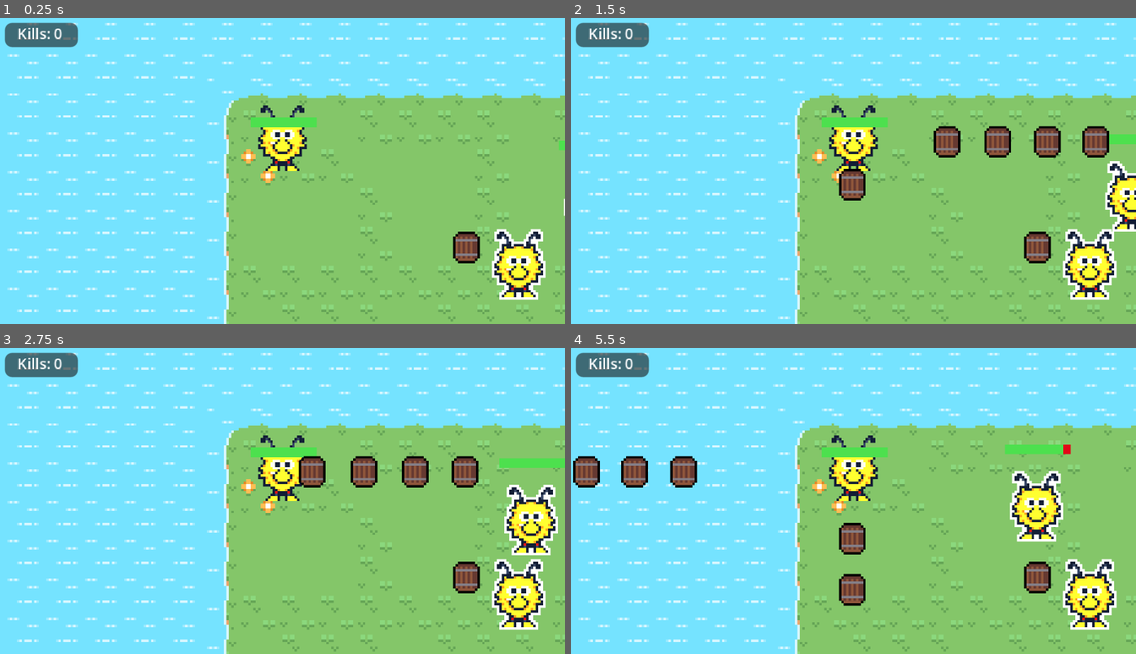
Above: before the commit, frames 1-4 (two rows, left to right).
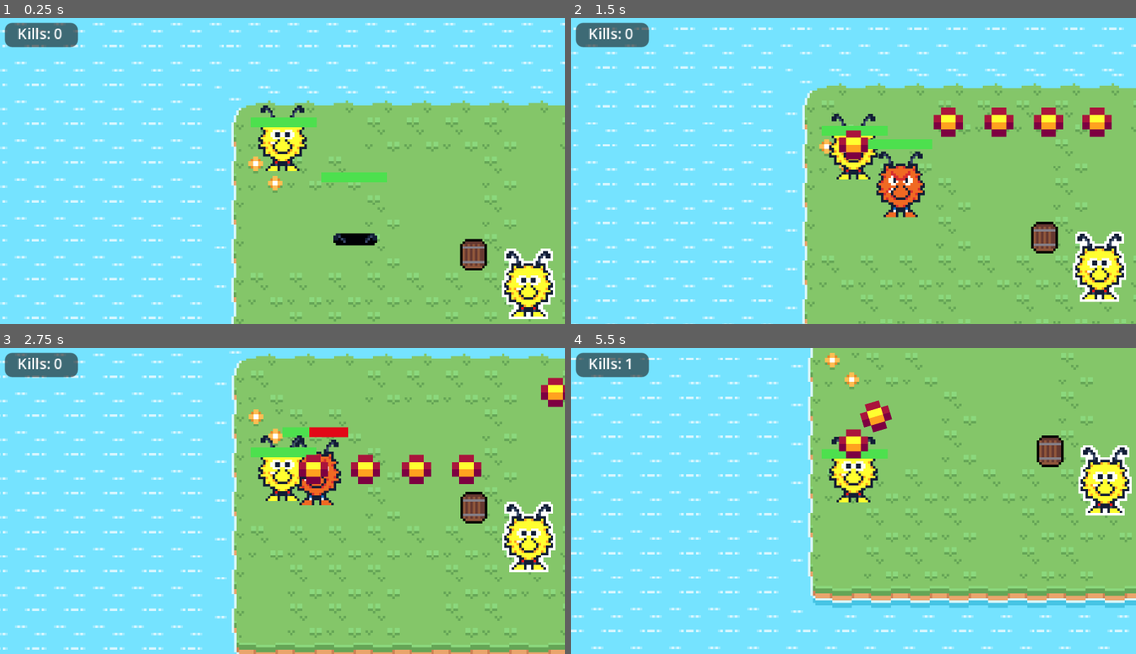
Above: after the commit, the same moments.

Repository: BonnGameDevKurs/gamedevgame
Game: Godot game, scene res://scenes/main.tscn
Same seed, same stepped clock (60 frames per second), same inputs: the game is played once before the commit and once after it. This scene is started directly instead of the project's main scene.
Inputs:
- Up to frame 1 (0.25 s): no input
- Up to frame 2 (1.5 s): hold Right (fire_right) 0.53-1.28 s; hold Down (fire_down) from 1.28 s (still down)
- Up to frame 3 (2.75 s): release Down (fire_down) at 2.03 s; hold Right (fire_right) from 2.03 s (still down)
- Up to frame 4 (5.5 s): release Right (fire_right) at 2.78 s; hold Up (fire_up) 2.78-3.53 s; hold Left (fire_left) 3.53-5.03 s; hold Down (fire_down) from 5.03 s (still down)

The runs differ from the first frame. In frame 1, 15% of the frame differs, in the area x 0-100%, y 1-100%; in frame 2, 22%; in frame 3, 31%; in frame 4, 44%, in the area x 0-100%, y 0-100%.

Commit message:
Gute Nacht

Diff:
--- a/assets/tilesets/grass_water_dirt/grass_water_dirt_tileset.tres
+++ b/assets/tilesets/grass_water_dirt/grass_water_dirt_tileset.tres
@@ -462,7 +462,8 @@
 9:3/0 = 0
 
 [resource]
-physics_layer_0/collision_layer = 1
+physics_layer_0/collision_layer = 2
+physics_layer_0/collision_mask = 15
 terrain_set_0/mode = 0
 terrain_set_0/terrain_0/name = "Water"
 terrain_set_0/terrain_0/color = Color(0.364332, 0.262335, 0.807016, 1)
--- /dev/null
+++ b/characters/better_dumb_enemy.tscn
@@ -0,0 +1,45 @@
+[gd_scene load_steps=6 format=3 uid="uid://m2kvxqpjqtdj"]
+
+[ext_resource type="Script" uid="uid://dhq1gh7svpb8u" path="res://scenes/better_dumb_enemy.gd" id="1_hueaq"]
+[ext_resource type="Texture2D" uid="uid://k1lc1kyyxa5k" path="res://assets/enemy_placeholder.svg" id="2_f5gyx"]
+
+[sub_resource type="CapsuleShape2D" id="CapsuleShape2D_85g3d"]
+radius = 2.0
+height = 14.0
+
+[sub_resource type="CircleShape2D" id="CircleShape2D_tipki"]
+radius = 50.0
+
+[sub_resource type="CircleShape2D" id="CircleShape2D_tefeu"]
+radius = 12.0
+
+[node name="Better_Dumb_Enemy" type="CharacterBody2D"]
+collision_layer = 4
+collision_mask = 4
+motion_mode = 1
+script = ExtResource("1_hueaq")
+
+[node name="CollisionShape2D" type="CollisionShape2D" parent="."]
+rotation = 1.5708
+shape = SubResource("CapsuleShape2D_85g3d")
+
+[node name="Sprite2D" type="Sprite2D" parent="."]
+position = Vector2(0, -13)
+texture = ExtResource("2_f5gyx")
+
+[node name="DetectionRadius" type="Area2D" parent="."]
+position = Vector2(0, -13)
+collision_layer = 2
+collision_mask = 2
+priority = 1
+
+[node name="CollisionShape2D" type="CollisionShape2D" parent="DetectionRadius"]
+shape = SubResource("CircleShape2D_tipki")
+
+[node name="HurtBox" type="Area2D" parent="."]
+position = Vector2(0, -13)
+collision_layer = 2
+collision_mask = 2
+
+[node name="CollisionShape2D" type="CollisionShape2D" parent="HurtBox"]
+shape = SubResource("CircleShape2D_tefeu")
--- /dev/null
+++ b/characters/dumb_enemy.tscn
@@ -0,0 +1,135 @@
+[gd_scene load_steps=19 format=3 uid="uid://i2hkislyjm7f"]
+
+[ext_resource type="Script" uid="uid://cp1pvofbfkswo" path="res://scenes/dumb_enemy.gd" id="1_e85n8"]
+[ext_resource type="Texture2D" uid="uid://bpwhgm8to6ejp" path="res://assets/enemy/anti-wusel-spritesheet.png" id="2_eknq4"]
+[ext_resource type="PackedScene" uid="uid://wknbi2gm8gp" path="res://misc/health_bar/health_bar.tscn" id="3_kvpyo"]
+
+[sub_resource type="AtlasTexture" id="AtlasTexture_w3xul"]
+atlas = ExtResource("2_eknq4")
+region = Rect2(0, 0, 32, 32)
+
+[sub_resource type="AtlasTexture" id="AtlasTexture_u0288"]
+atlas = ExtResource("2_eknq4")
+region = Rect2(32, 0, 32, 32)
+
+[sub_resource type="AtlasTexture" id="AtlasTexture_a57l2"]
+atlas = ExtResource("2_eknq4")
+region = Rect2(64, 0, 32, 32)
+
+[sub_resource type="AtlasTexture" id="AtlasTexture_gutp0"]
+atlas = ExtResource("2_eknq4")
+region = Rect2(96, 0, 32, 32)
+
+[sub_resource type="AtlasTexture" id="AtlasTexture_igphh"]
+atlas = ExtResource("2_eknq4")
+region = Rect2(0, 192, 32, 32)
+
+[sub_resource type="AtlasTexture" id="AtlasTexture_ntbpw"]
+atlas = ExtResource("2_eknq4")
+region = Rect2(32, 192, 32, 32)
+
+[sub_resource type="AtlasTexture" id="AtlasTexture_jwqfg"]
+atlas = ExtResource("2_eknq4")
+region = Rect2(64, 192, 32, 32)
+
+[sub_resource type="AtlasTexture" id="AtlasTexture_twfdf"]
+atlas = ExtResource("2_eknq4")
+region = Rect2(96, 192, 32, 32)
+
+[sub_resource type="AtlasTexture" id="AtlasTexture_7030u"]
+atlas = ExtResource("2_eknq4")
+region = Rect2(0, 224, 32, 32)
+
+[sub_resource type="AtlasTexture" id="AtlasTexture_4cbm0"]
+atlas = ExtResource("2_eknq4")
+region = Rect2(32, 224, 32, 32)
+
+[sub_resource type="AtlasTexture" id="AtlasTexture_8w081"]
+atlas = ExtResource("2_eknq4")
+region = Rect2(64, 224, 32, 32)
+
+[sub_resource type="AtlasTexture" id="AtlasTexture_ymnay"]
+atlas = ExtResource("2_eknq4")
+region = Rect2(96, 224, 32, 32)
+
+[sub_resource type="SpriteFrames" id="SpriteFrames_tipki"]
+animations = [{
+"frames": [{
+"duration": 1.0,
+"texture": SubResource("AtlasTexture_w3xul")
+}, {
+"duration": 1.0,
+"texture": SubResource("AtlasTexture_u0288")
+}, {
+"duration": 1.0,
+"texture": SubResource("AtlasTexture_a57l2")
+}, {
+"duration": 1.0,
+"texture": SubResource("AtlasTexture_gutp0")
+}],
+"loop": true,
+"name": &"idle",
+"speed": 5.0
+}, {
+"frames": [{
+"duration": 1.0,
+"texture": SubResource("AtlasTexture_igphh")
+}, {
+"duration": 1.0,
+"texture": SubResource("AtlasTexture_ntbpw")
+}, {
+"duration": 1.0,
+"texture": SubResource("AtlasTexture_jwqfg")
+}, {
+"duration": 1.0,
+"texture": SubResource("AtlasTexture_twfdf")
+}, {
+"duration": 1.0,
+"texture": SubResource("AtlasTexture_7030u")
+}, {
+"duration": 1.0,
+"texture": SubResource("AtlasTexture_4cbm0")
+}, {
+"duration": 1.0,
+"texture": SubResource("AtlasTexture_8w081")
+}, {
+"duration": 1.0,
+"texture": SubResource("AtlasTexture_ymnay")
+}],
+"loop": false,
+"name": &"spawn",
+"speed": 5.0
+}]
+
+[sub_resource type="CapsuleShape2D" id="CapsuleShape2D_85g3d"]
+radius = 3.0
+height = 14.0
+
+[sub_resource type="CircleShape2D" id="CircleShape2D_tefeu"]
+
+[node name="Dumb_Enemy" type="CharacterBody2D" node_paths=PackedStringArray("health_bar")]
+motion_mode = 1
+script = ExtResource("1_e85n8")
+health_bar = NodePath("HealthBar")
+
+[node name="AnimatedSprite2D" type="AnimatedSprite2D" parent="."]
+sprite_frames = SubResource("SpriteFrames_tipki")
+animation = &"idle"
+
+[node name="CollisionShape2D" type="CollisionShape2D" parent="."]
+position = Vector2(0, 12)
+rotation = 1.5708
+shape = SubResource("CapsuleShape2D_85g3d")
+
+[node name="HurtBox" type="Area2D" parent="."]
+collision_layer = 2
+collision_mask = 2
+
+[node name="CollisionShape2D" type="CollisionShape2D" parent="HurtBox"]
+shape = SubResource("CircleShape2D_tefeu")
+
+[node name="HealthBar" parent="." instance=ExtResource("3_kvpyo")]
+offset_left = -14.0
+offset_top = -19.0
+offset_right = 13.0
+offset_bottom = -15.0
--- a/characters/player/Player.tscn
+++ b/characters/player/Player.tscn
@@ -4,7 +4,7 @@
 [ext_resource type="Texture2D" uid="uid://bist5dnvdc7se" path="res://assets/player/wusel-spritesheet.png" id="2_jr8aq"]
 
 [sub_resource type="CapsuleShape2D" id="CapsuleShape2D_jr8aq"]
-radius = 2.0
+radius = 4.0
 height = 14.0
 
 [sub_resource type="AtlasTexture" id="AtlasTexture_4oy4f"]
@@ -212,6 +212,7 @@
 radius = 8.0
 
 [node name="Player" type="CharacterBody2D"]
+collision_mask = 15
 motion_mode = 1
 script = ExtResource("1_q3uxj")
 
@@ -241,8 +242,8 @@
 
 [node name="PlayerHurtBox" type="Area2D" parent="."]
 position = Vector2(0, -13)
-collision_layer = 2
-collision_mask = 2
+collision_layer = 16
+collision_mask = 16
 
 [node name="CollisionShape2D" type="CollisionShape2D" parent="PlayerHurtBox"]
 shape = SubResource("CircleShape2D_uks75")
--- a/characters/player/patrone.tscn
+++ b/characters/player/patrone.tscn
@@ -1,14 +1,14 @@
 [gd_scene load_steps=4 format=3 uid="uid://dlwtryaro3xug"]
 
 [ext_resource type="Script" uid="uid://bcbend7as31lp" path="res://characters/player/patrone.gd" id="1_uoupb"]
-[ext_resource type="Texture2D" uid="uid://b1kc1ujkcgs2l" path="res://assets/keg.png" id="1_yr613"]
+[ext_resource type="Texture2D" uid="uid://2vpp6y7f2dfc" path="res://assets/projectile.png" id="2_uoupb"]
 
 [sub_resource type="CircleShape2D" id="CircleShape2D_4j4b0"]
 radius = 7.0
 
 [node name="RigidBody2D" type="RigidBody2D" groups=["Bullet"]]
 collision_layer = 2
-collision_mask = 2
+collision_mask = 18
 mass = 0.1
 gravity_scale = 0.0
 contact_monitor = true
@@ -16,11 +16,11 @@
 script = ExtResource("1_uoupb")
 
 [node name="CollisionShape2D" type="CollisionShape2D" parent="."]
-position = Vector2(0, 1)
 shape = SubResource("CircleShape2D_4j4b0")
 
 [node name="Sprite2D" type="Sprite2D" parent="."]
-position = Vector2(0, -0.5)
-texture = ExtResource("1_yr613")
+position = Vector2(2.38419e-07, 0)
+scale = Vector2(3, 3)
+texture = ExtResource("2_uoupb")
 
 [connection signal="body_entered" from="." to="." method="_on_body_entered"]
--- a/project.godot
+++ b/project.godot
@@ -89,8 +89,11 @@
 
 [layer_names]
 
-2d_physics/layer_1="World"
-2d_physics/layer_2="Hit-Hurt"
+2d_physics/layer_1="Player"
+2d_physics/layer_2="Bullets"
+2d_physics/layer_3="Enemies"
+2d_physics/layer_4="Items"
+2d_physics/layer_5="Hit-Hurts"
 
 [rendering]
 
--- a/scenes/dumb_enemy.gd
+++ b/scenes/dumb_enemy.gd
@@ -20,8 +20,13 @@
 	# Set up the health bar
 	health_bar.init(self)
 
+	$AnimatedSprite2D.play("spawn")
+
 
 func _physics_process(_delta: float) -> void:
+
+	# $AnimatedSprite2D.play("idle")
+
 	if (target.position - position).length() < 250:
 		var dir = (target.position - position).normalized()
 		velocity = dir * SPEED
--- a/scenes/main.tscn
+++ b/scenes/main.tscn
@@ -1,27 +1,16 @@
-[gd_scene load_steps=13 format=4 uid="uid://h164m4d5wn4j"]
+[gd_scene load_steps=9 format=4 uid="uid://h164m4d5wn4j"]
 
 [ext_resource type="PackedScene" uid="uid://dn5pmqnms068s" path="res://characters/player/Player.tscn" id="1_6gmmr"]
 [ext_resource type="TileSet" uid="uid://o2pw3q66ur8l" path="res://assets/tilesets/grass_water_dirt/grass_water_dirt_tileset.tres" id="1_81ydp"]
 [ext_resource type="Texture2D" uid="uid://b1kc1ujkcgs2l" path="res://assets/keg.png" id="3_5a437"]
 [ext_resource type="PackedScene" uid="uid://wknbi2gm8gp" path="res://misc/health_bar/health_bar.tscn" id="3_o6xl0"]
-[ext_resource type="Script" uid="uid://cp1pvofbfkswo" path="res://scenes/dumb_enemy.gd" id="4_tbgi4"]
-[ext_resource type="Script" uid="uid://dhq1gh7svpb8u" path="res://scenes/better_dumb_enemy.gd" id="6_tefeu"]
-[ext_resource type="Texture2D" uid="uid://k1lc1kyyxa5k" path="res://assets/enemy_placeholder.svg" id="6_tipki"]
+[ext_resource type="PackedScene" uid="uid://i2hkislyjm7f" path="res://characters/dumb_enemy.tscn" id="5_o6xl0"]
+[ext_resource type="PackedScene" uid="uid://m2kvxqpjqtdj" path="res://characters/better_dumb_enemy.tscn" id="6_tipki"]
 [ext_resource type="Script" uid="uid://c666rt15y1p67" path="res://misc/kill_counter_label.gd" id="8_tipki"]
 
 [sub_resource type="CapsuleShape2D" id="CapsuleShape2D_oymgl"]
 radius = 5.5
 height = 14.0
-
-[sub_resource type="CapsuleShape2D" id="CapsuleShape2D_85g3d"]
-radius = 2.0
-height = 14.0
-
-[sub_resource type="CircleShape2D" id="CircleShape2D_tefeu"]
-radius = 12.0
-
-[sub_resource type="CircleShape2D" id="CircleShape2D_tipki"]
-radius = 50.0
 
 [node name="Main" type="Node2D"]
 y_sort_enabled = true
@@ -32,7 +21,7 @@
 tile_set = ExtResource("1_81ydp")
 
 [node name="Player" parent="." node_paths=PackedStringArray("health_bar") instance=ExtResource("1_6gmmr")]
-position = Vector2(18, 26)
+position = Vector2(15, 23)
 health_bar = NodePath("HealthBar")
 
 [node name="Camera2D" type="Camera2D" parent="Player"]
@@ -55,61 +44,11 @@
 position = Vector2(-0.5, 1.5)
 shape = SubResource("CapsuleShape2D_oymgl")
 
-[node name="Dumb_Enemy" type="CharacterBody2D" parent="." node_paths=PackedStringArray("health_bar")]
-position = Vector2(147, 53)
-motion_mode = 1
-script = ExtResource("4_tbgi4")
-health_bar = NodePath("HealthBar")
+[node name="Dumb_Enemy" parent="." instance=ExtResource("5_o6xl0")]
+position = Vector2(47, 44)
 
-[node name="CollisionShape2D" type="CollisionShape2D" parent="Dumb_Enemy"]
-rotation = 1.5708
-shape = SubResource("CapsuleShape2D_85g3d")
-
-[node name="Sprite2D" type="Sprite2D" parent="Dumb_Enemy"]
-position = Vector2(0, -13)
-texture = ExtResource("6_tipki")
-
-[node name="HurtBox" type="Area2D" parent="Dumb_Enemy"]
-position = Vector2(0, -13)
-collision_layer = 2
-collision_mask = 2
-
-[node name="CollisionShape2D" type="CollisionShape2D" parent="Dumb_Enemy/HurtBox"]
-shape = SubResource("CircleShape2D_tefeu")
-
-[node name="HealthBar" parent="Dumb_Enemy" instance=ExtResource("3_o6xl0")]
-offset_top = -38.6667
-offset_bottom = -34.6667
-
-[node name="Better_Dumb_Enemy" type="CharacterBody2D" parent="."]
-position = Vector2(115, 78)
-motion_mode = 1
-script = ExtResource("6_tefeu")
-
-[node name="CollisionShape2D" type="CollisionShape2D" parent="Better_Dumb_Enemy"]
-rotation = 1.5708
-shape = SubResource("CapsuleShape2D_85g3d")
-
-[node name="Sprite2D" type="Sprite2D" parent="Better_Dumb_Enemy"]
-position = Vector2(0, -13)
-texture = ExtResource("6_tipki")
-
-[node name="DetectionRadius" type="Area2D" parent="Better_Dumb_Enemy"]
-position = Vector2(0, -13)
-collision_layer = 2
-collision_mask = 2
-priority = 1
-
-[node name="CollisionShape2D" type="CollisionShape2D" parent="Better_Dumb_Enemy/DetectionRadius"]
-shape = SubResource("CircleShape2D_tipki")
-
-[node name="HurtBox" type="Area2D" parent="Better_Dumb_Enemy"]
-position = Vector2(0, -13)
-collision_layer = 2
-collision_mask = 2
-
-[node name="CollisionShape2D" type="CollisionShape2D" parent="Better_Dumb_Enemy/HurtBox"]
-shape = SubResource("CircleShape2D_tefeu")
+[node name="Better_Dumb_Enemy" parent="." instance=ExtResource("6_tipki")]
+position = Vector2(116, 83)
 
 [node name="CanvasLayer" type="CanvasLayer" parent="."]
 
Binary file added: assets/enemy/anti-wusel-spritesheet.png
Not shown, added: assets/enemy/anti-wusel-spritesheet.png.import
Binary file removed: assets/player/anti-wusel-spritesheet.png
Binary file added: assets/projectile.png
Not shown, changed: assets/projectile.png.import
Binary file added: assets/ui-spritesheet.png
Not shown, added: assets/ui-spritesheet.png.import
